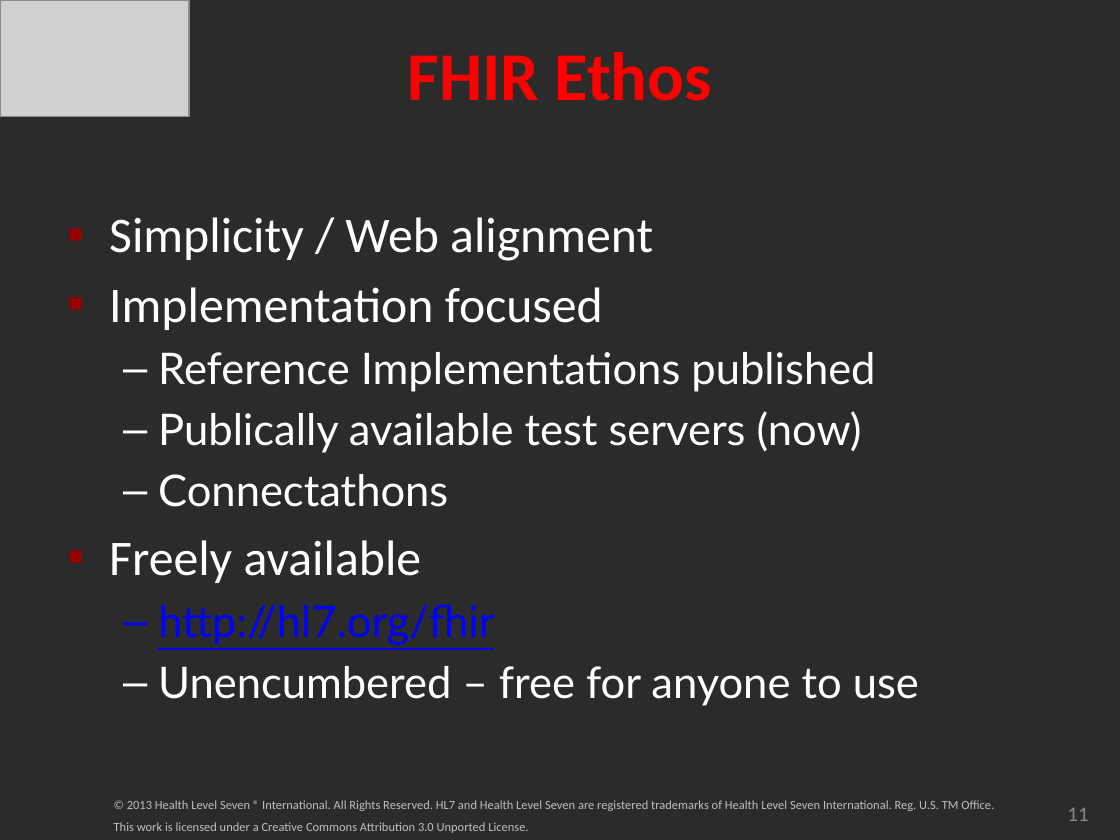
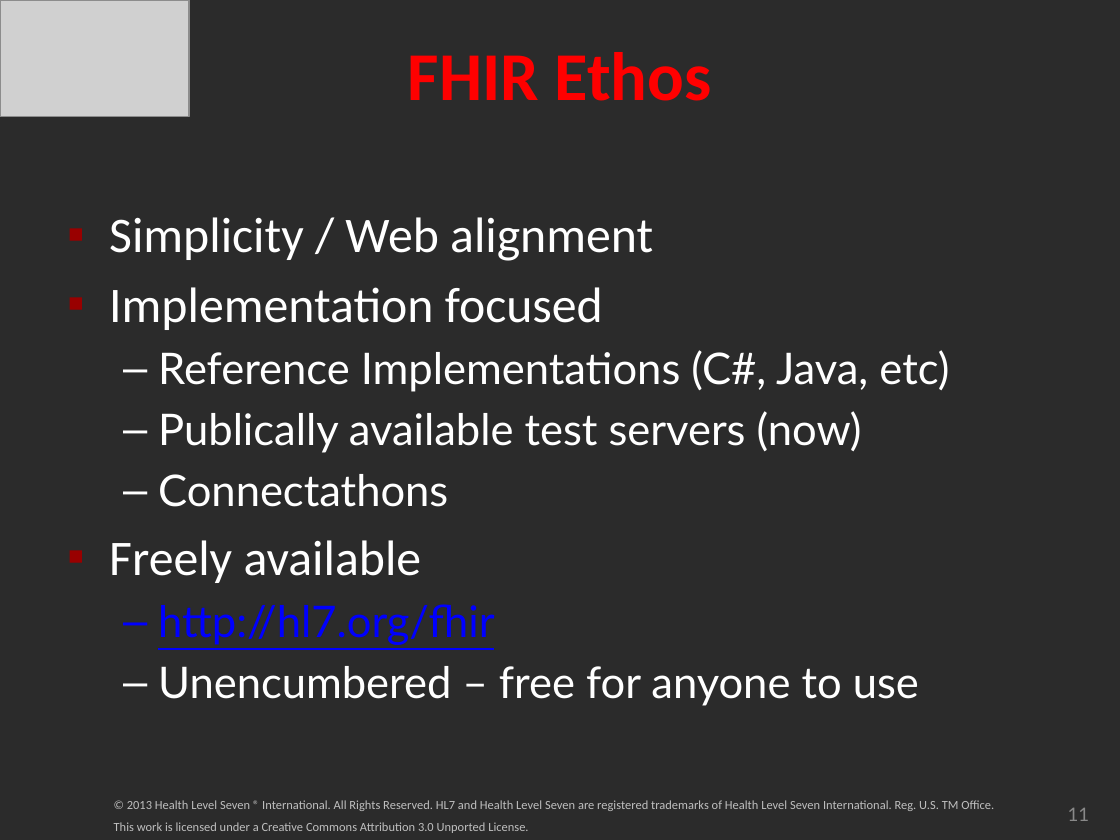
Before and after one commit to vista-novo/fhir, a slide deck: slide 11 of presentations/2013-03 HIMSS/FHIR HIMSS 2013.pptx. Drawn at 1120x840 pixels with LibreOffice and Linux fonts; fonts in the diff are those of the drawing; grey boxes stand for pictures; background and template pictures are left out; a plain dark background stands for a picture behind light text. Boxes give left, top, right and bottom in pixels: in the first picture for what was removed or moved away, otherwise in the second. Text is boxed around its words. In the diff, an @@ line names an element or a change of style, - is before the commit and + after.

```diff
--- a/presentations/2013-03 HIMSS/FHIR HIMSS 2013.pptx
+++ b/presentations/2013-03 HIMSS/FHIR HIMSS 2013.pptx
@@ text at (158, 350, 949, 392): text changed @@
-  – Reference Implementations published
+  – Reference Implementations (C#, Java, etc)
```
Also in this commit, not shown: 2 other slides changed, 2 other files.
